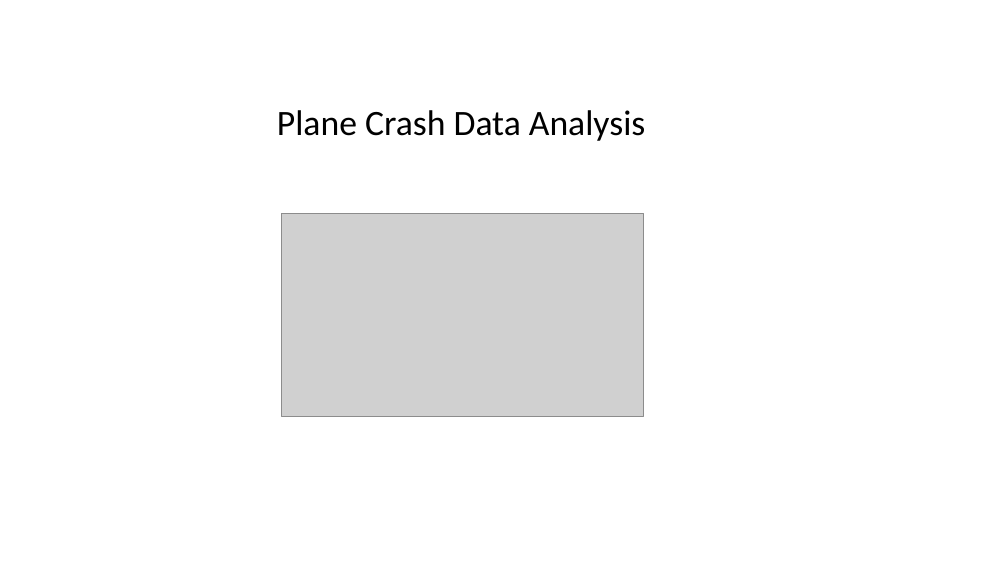
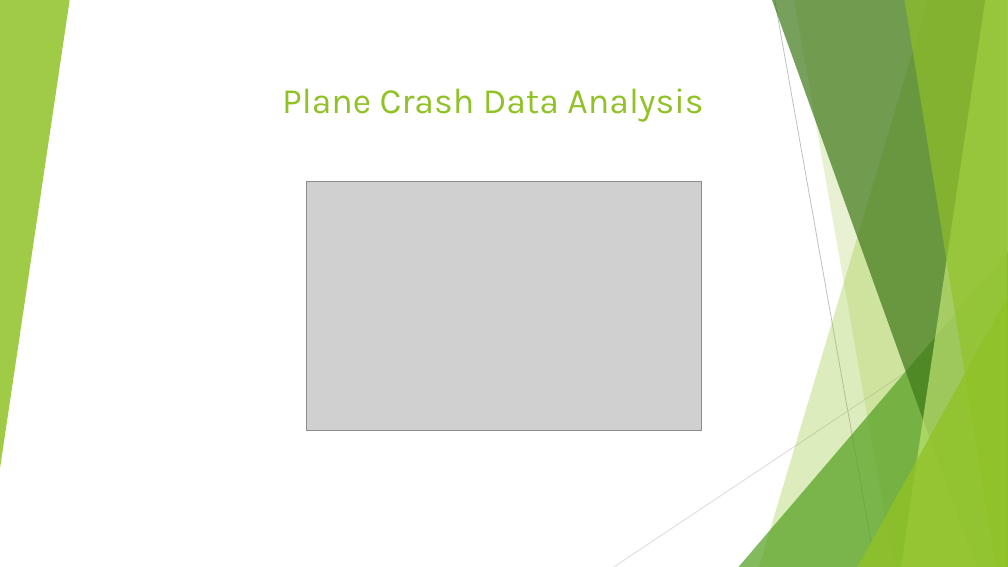
Before and after one commit to MZt92-ui/Project-1-Group-3, a slide deck: slide 1 of plane_crash_presenation_Rob.pptx. Drawn at 1008x567 pixels with LibreOffice and Linux fonts; fonts in the diff are those of the drawing; grey boxes stand for pictures. Boxes give left, top, right and bottom in pixels: in the first picture for what was removed or moved away, otherwise in the second. Text is boxed around its words. In the diff, an @@ line names an element or a change of style, - is before the commit and + after.

```diff
--- a/plane_crash_presenation_Rob.pptx
+++ b/plane_crash_presenation_Rob.pptx
@@ group added at [0,0,1008,567]: 5 freeform shapes, 3 triangles, 2 lines @@
@@ title "Plane Crash Data Analysis": place and size @@
-title "Plane Crash Data Analysis" at [277,110,645,141]
+title "Plane Crash Data Analysis" at [282,88,703,122]
@@ title "Plane Crash Data Analysis" at [282,88,703,122]: font Calibri to Karla, text colour #000000 to #90C226; alignment centre to right; line spacing 0.9 to 1 @@
@@ picture: place and size @@
-picture at [281,213,644,417]
+picture at [307,181,702,430]
```
Also in this commit, not shown: 5 other slides changed, 1 slide added, 8 other files.
